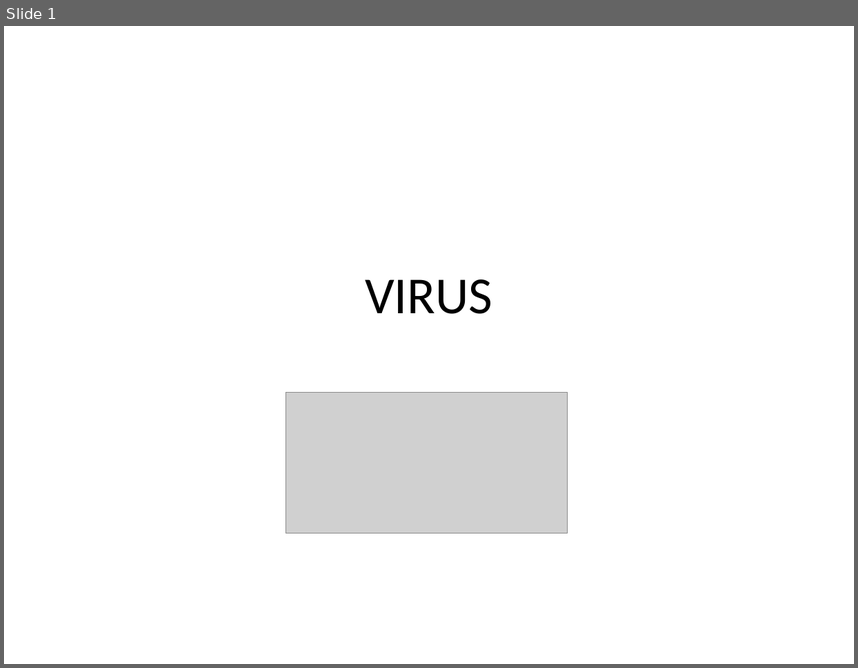
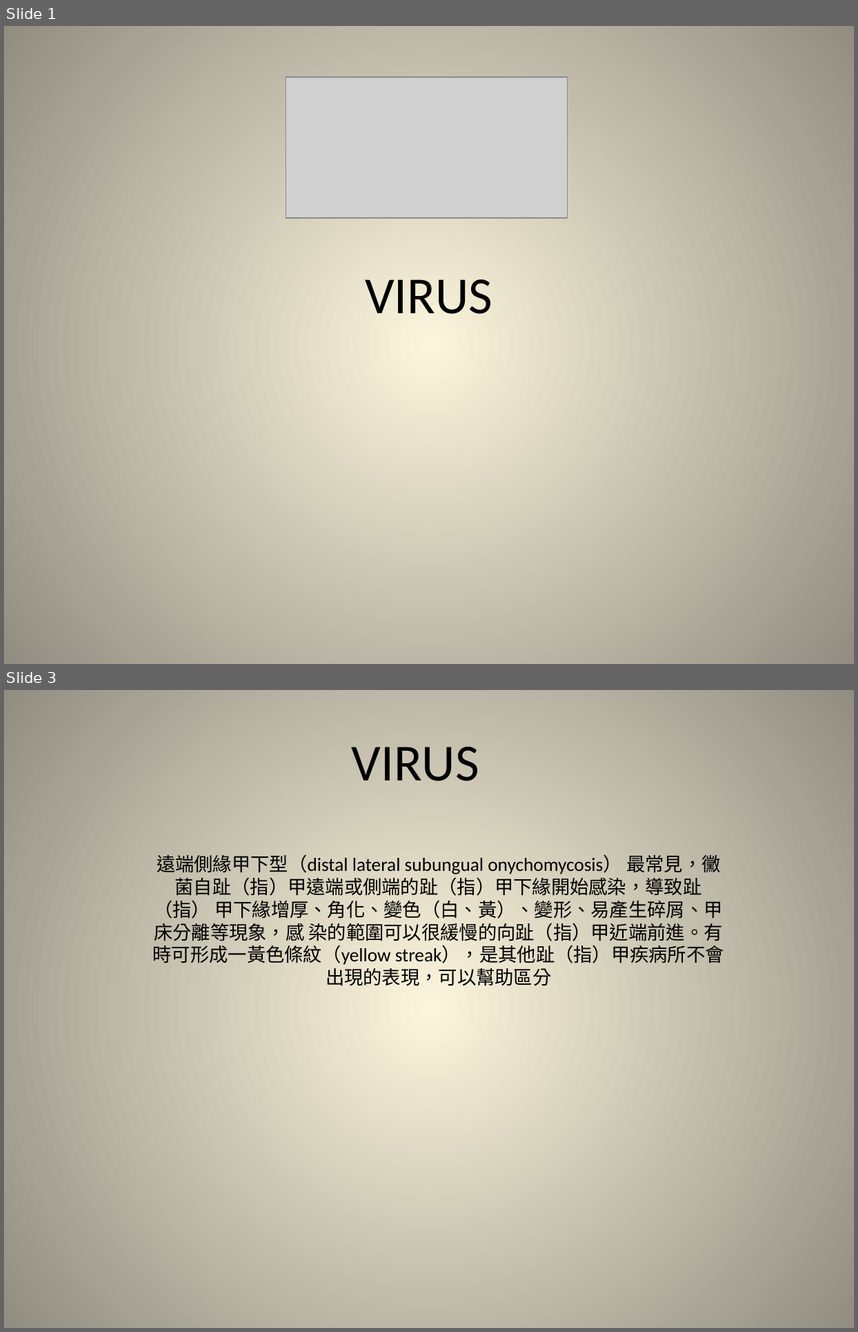
Before and after one commit to kevinlee584/ppt, a slide deck: virus.pptx. Shown one above the other, each under a label of ours: slide 1 before the commit, slides 1 and 3 after it; the slides between them are not shown. The pictures are 858x668 and 858x1332 pixels, drawn with LibreOffice and Linux fonts; fonts in the diff are those of the drawing; grey boxes stand for pictures. Boxes give left, top, right and bottom in pixels: in the first picture for what was removed or moved away, otherwise in the second. Text is boxed around its words. In the diff, an @@ line names an element or a change of style, - is before the commit and + after.

```diff
--- a/virus.pptx
+++ b/virus.pptx
@@ slide 3 added at [4,690,854,1328], background gradient #FCF7DD to #918E81 @@
@@ title added at [351,747,479,781], 44 pt, text #000000 @@
+VIRUS
@@ subtitle added at [153,855,724,986], 16 pt, text #000000 @@
+遠端側緣甲下型（distal lateral subungual onychomycosis） 最常見，黴菌自趾（指）甲遠端或側端的趾（指）甲下緣開始感染，導致趾（指） 甲下緣增厚、角化、變色（白、黃）、變形、易產生碎屑、甲床分離等現象，感 染的範圍可以很緩慢的向趾（指）甲近端前進。有時可形成一黃色條紋（yellow streak），是其他趾（指）甲疾病所不會出現的表現，可以幫助區分
@@ slide 1 changed as well @@
@@ background #FFFFFF to gradient #FCF7DD to #918E81 @@
@@ picture: place and size @@
-picture at [286,392,567,534]
+picture at [286,77,567,218]
```
Also in this commit, not shown: 12 other slides added.
